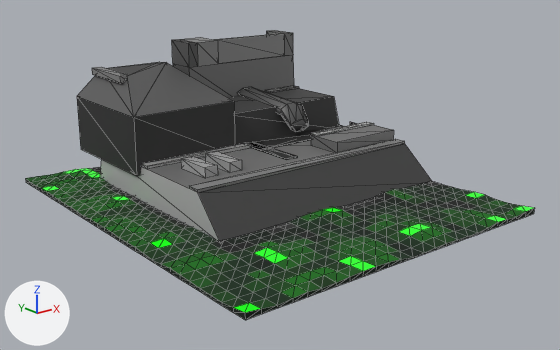
An edit to the glTF model public/models/enemies/newshj-43.glb, drawn before and after from the same camera.
One viewpoint serves both versions: a camera (50 mm lens) standing at (-2.66, -3.47, 1.5) and looking at (0.02, -0.11, 0.16). Lighting does not change. The marker at lower left points along +X, +Y and +Z. The older version comes first. Mesh edges are drawn as thin lines. Vertices at exactly the same position are counted once.

In view in the first picture: 'newshj-43'.
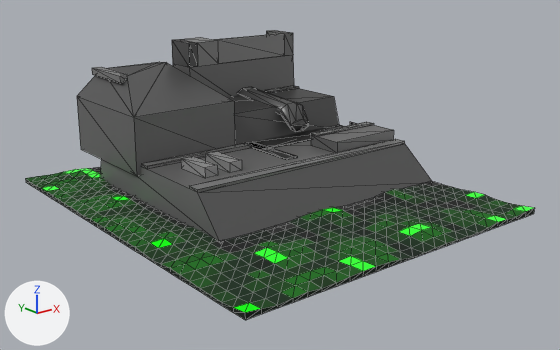
What differs and where, as boxes (x1, y1, x2, y2) in the pictures (560 x 350 px):
part 1 of me_newshj_43, recoloured: (198, 144, 431, 241) in both
part 2 of me_newshj_43, recoloured (darker): (100, 160, 219, 241) in both
part 3 of me_newshj_43, recoloured: (141, 122, 374, 169) in both
part 4 of me_newshj_43, recoloured: (234, 96, 339, 145) in both
part 5 of me_newshj_43, recoloured (dark grey to grey): (77, 97, 235, 176) in both

What the commit changed:
me_newshj_43 has 652 vertices, 1132 faces and spans x -1.0..1.0, y -1.17..1.17, z 0.0..0.8.
me_newshj_43 is used by ob_newshj_43; location (0.0, 0.0, 0.0).
me_newshj_43 part 1: 2 faces spanning x -0.62..1.0, y -0.43..-0.18, z 0.0..0.2 switch from mat_pal_5_nshj43 (dark grey #454545) to mat_pal_7_nshj43 (dark grey #5d5d5d).
me_newshj_43 part 2: 2 faces spanning x -0.62..-0.58, y -0.43..0.92, z 0.0..0.2 switch from mat_pal_12_nshj43 (grey #bababa) to mat_pal_9_nshj43 (grey #797979).
me_newshj_43 part 3: 24 faces spanning x -0.58..1.0, y 0.1..0.42, z 0.2..0.28 switch from mat_pal_12_nshj43 (grey #bababa) to mat_pal_10_nshj43 (grey #8e8e8e).
me_newshj_43 part 4: 3 faces spanning x 0.05..1.0, y 0.42..1.17, z 0.18..0.65 switch from mat_pal_4_nshj43 (dark grey #343434) to mat_pal_7_nshj43 (dark grey #5d5d5d).
me_newshj_43 part 5: 12 faces spanning x -0.62..0.08, y 0.42..1.17, z 0.15..0.5 switch from mat_pal_4_nshj43 (dark grey #343434) to mat_pal_9_nshj43 (grey #797979).
